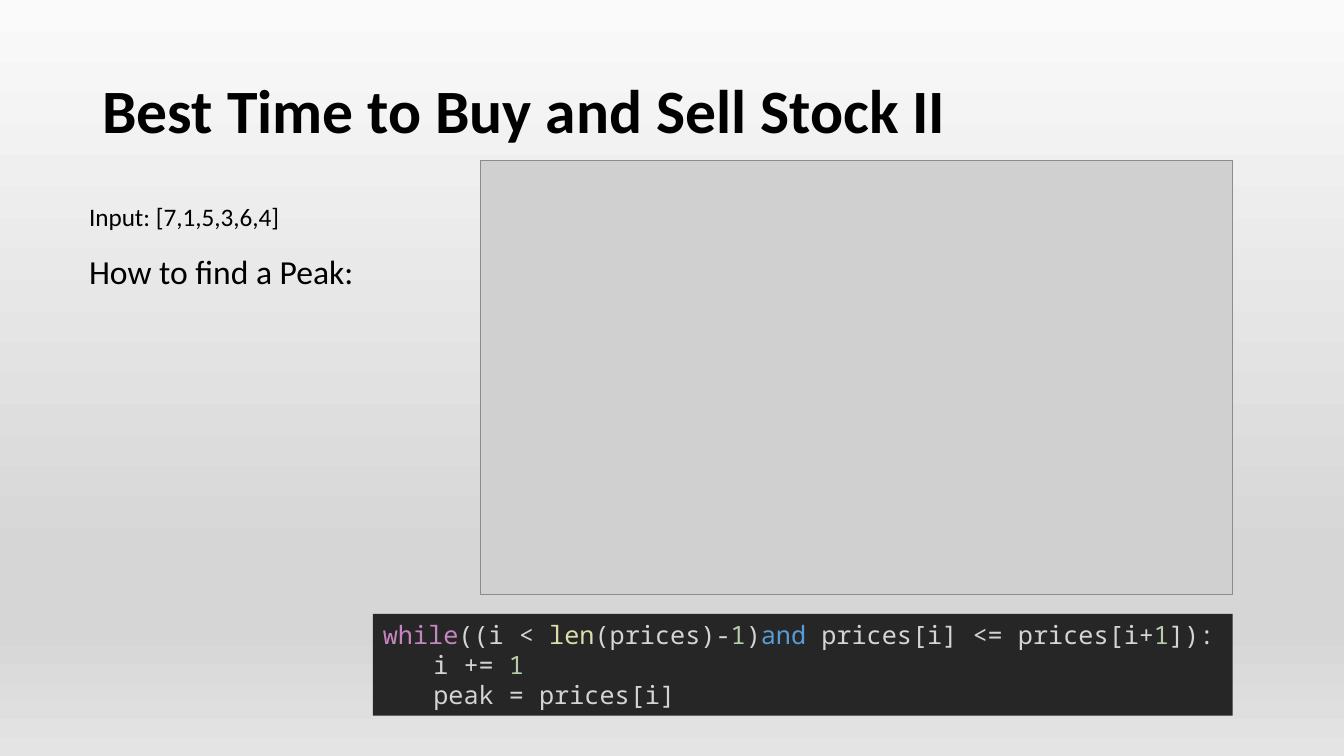
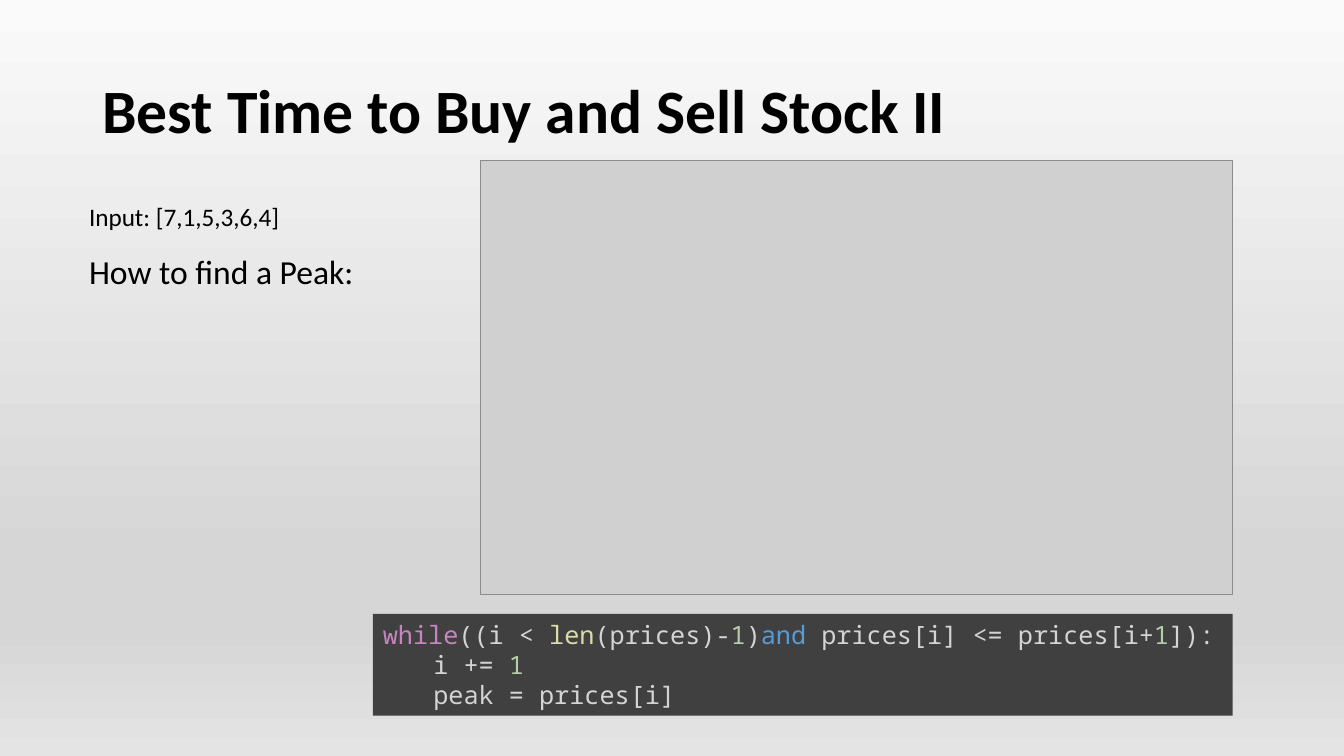
Before and after one commit to QuanNgHa/LeetCode-30DayChallenge, a slide deck: slide 4 of 30DaysCodeChallenges.pptx. Drawn at 1344x756 pixels with LibreOffice and Linux fonts; fonts in the diff are those of the drawing; grey boxes stand for pictures. Boxes give left, top, right and bottom in pixels: in the first picture for what was removed or moved away, otherwise in the second. Text is boxed around its words. In the diff, an @@ line names an element or a change of style, - is before the commit and + after.

```diff
--- a/30DaysCodeChallenges.pptx
+++ b/30DaysCodeChallenges.pptx
@@ rectangle "while((i < len(prices)-1)and prices[i] <= ..." at [373, 614, 1233, 716]: fill #262626 to #404040 @@
```
Also in this commit, not shown: 1 other slide changed, 4 slides added, 1 slide removed, 2 other files.
